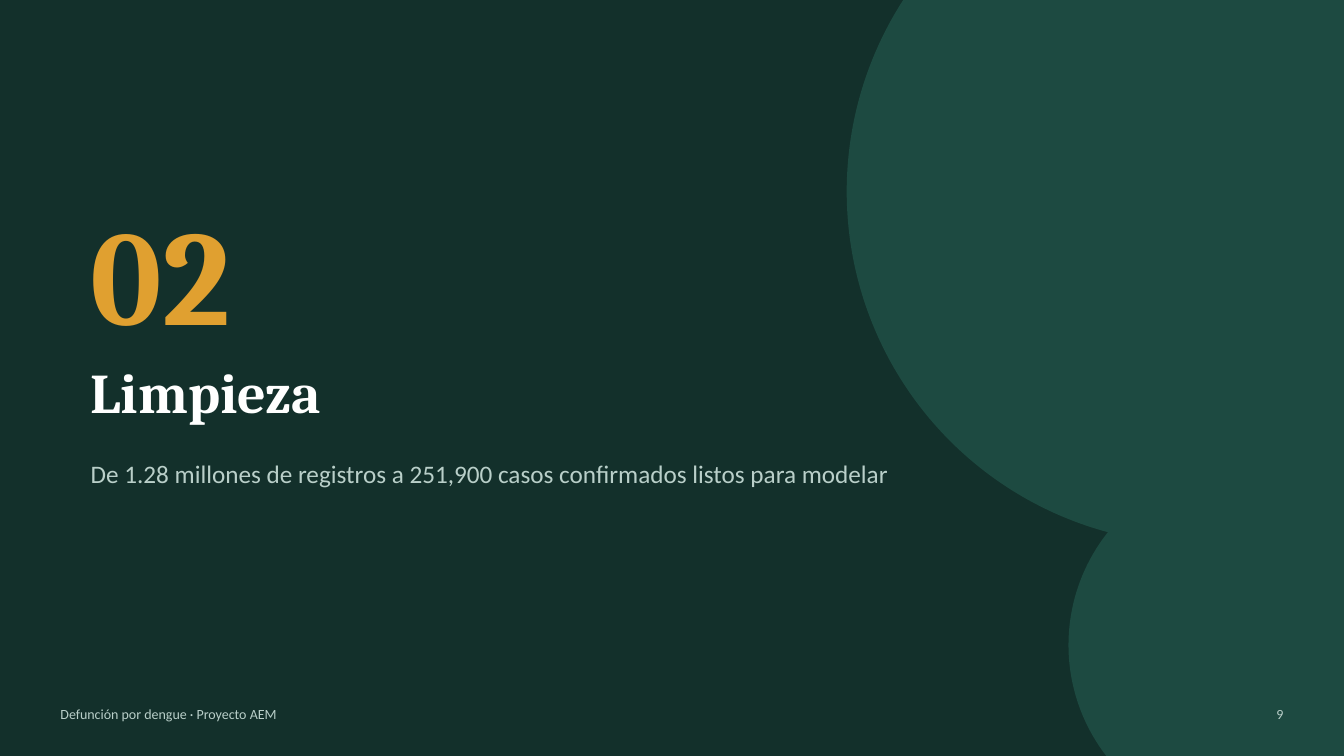
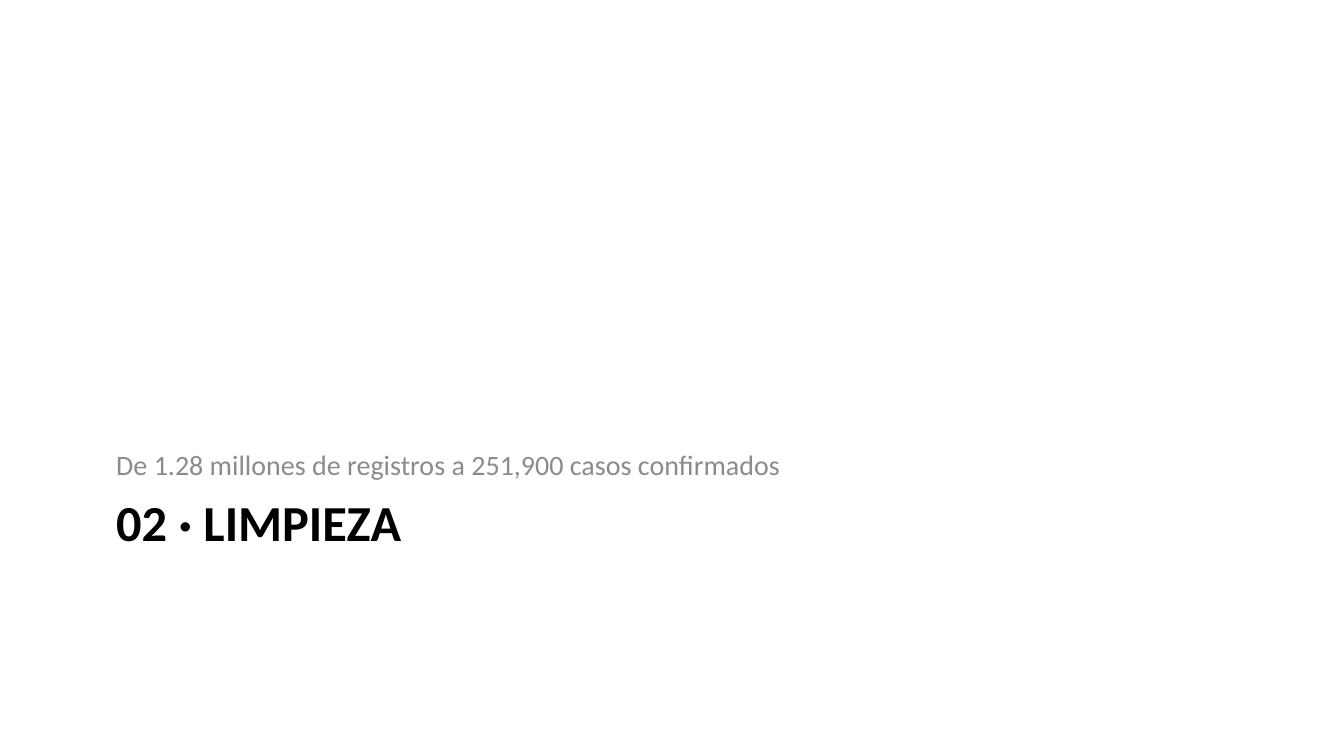
Before and after one commit to lbeltran-dev/Modelo-de-Regresion-Logistica-Para-Defuncion-Por-Dengue, a slide deck: slide 9 of presentacion/Presentacion_Dengue.pptx. Drawn at 1344x756 pixels with LibreOffice and Linux fonts; fonts in the diff are those of the drawing. Boxes give left, top, right and bottom in pixels: in the first picture for what was removed or moved away, otherwise in the second. Text is boxed around its words. In the diff, an @@ line names an element or a change of style, - is before the commit and + after.

```diff
--- a/presentacion/Presentacion_Dengue.pptx
+++ b/presentacion/Presentacion_Dengue.pptx
@@ background #13302B to #FFFFFF @@
@@ ellipse removed at box(847, 0, 1344, 544) @@
@@ text removed at box(91, 234, 231, 326) @@
-02
@@ text "De 1.28 millones de registros ..." at box(116, 455, 780, 480): vertical alignment top to bottom @@
@@ text removed at box(91, 374, 321, 425) @@
-Limpieza
@@ text at box(116, 455, 780, 480): text changed; size 18 to 20 pt; text colour #B9CFC9 to #8C8C8C @@
-De 1.28 millones de registros a 251,900 casos confirmados listos para modelar
+De 1.28 millones de registros a 251,900 casos confirmados
@@ ellipse removed at box(1069, 464, 1344, 756) @@
@@ title added at box(116, 508, 401, 542), 36 pt, text #000000, bold @@
+02 · LIMPIEZA
@@ text removed at box(60, 709, 277, 722) @@
-Defunción por dengue · Proyecto AEM
@@ text removed at box(1276, 710, 1283, 719) @@
-9
```
Also in this commit, not shown: 16 other slides changed, 27 slides added, 1 slide removed, 1 other file.
